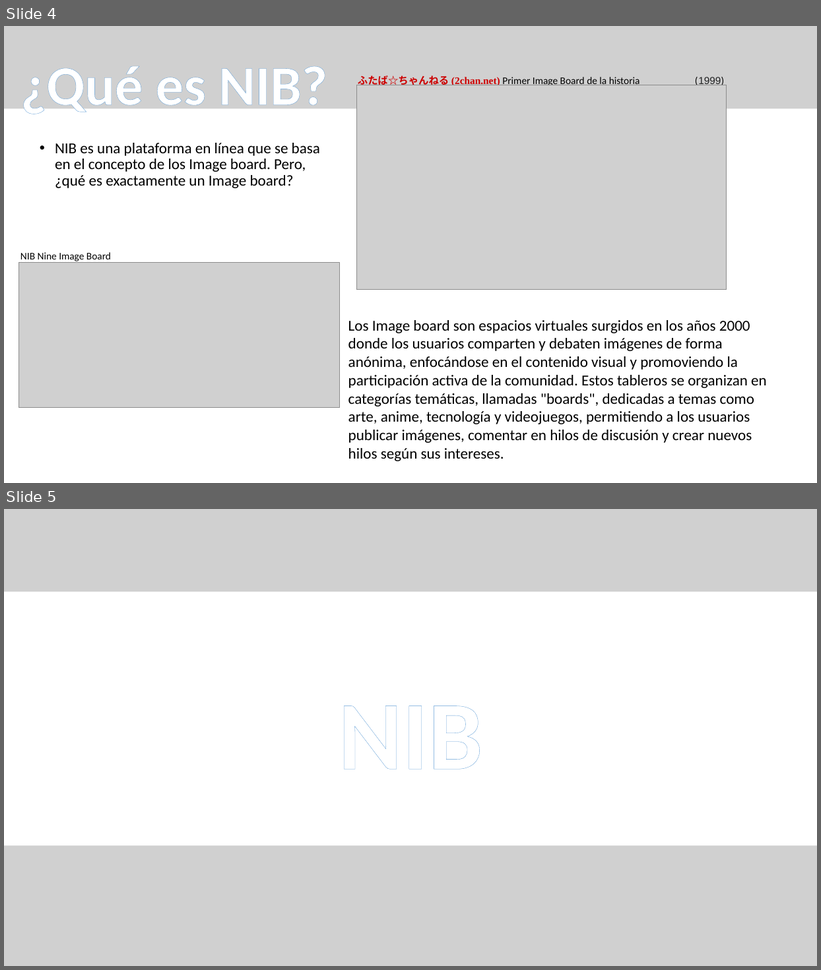
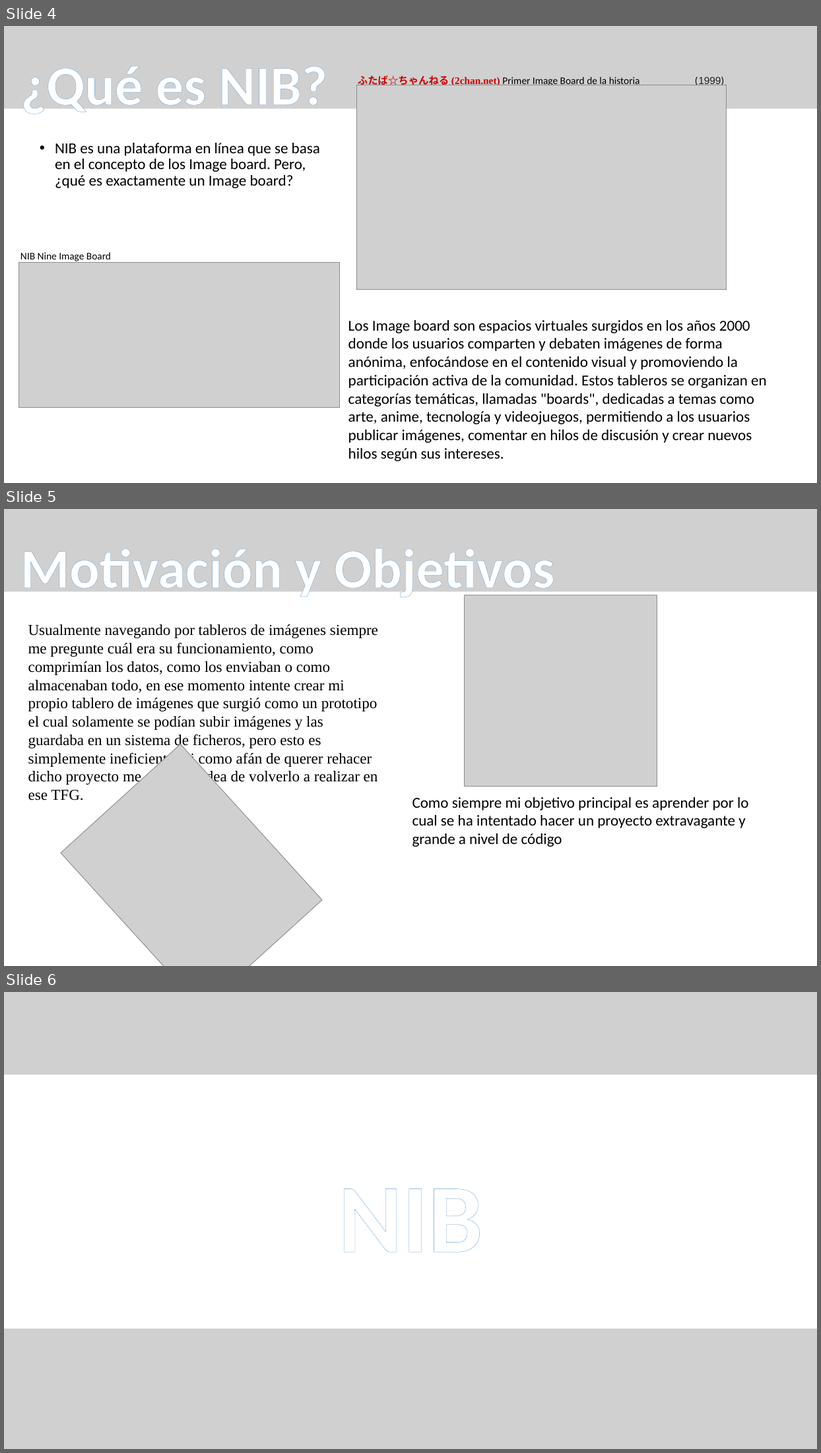
Before and after one commit to CBujeda/TFG-PROYECT-Nine_Image_Board, a slide deck: Documentation/presentación/NIB 0.1.1 - PRESENTATION .pptx. Shown one above the other, each under a label of ours: slides 4 and 5 before the commit, slides 4, 5 and 6 after it. The pictures are 821x970 and 821x1453 pixels, drawn with LibreOffice and Linux fonts; fonts in the diff are those of the drawing; grey boxes stand for pictures. Boxes give left, top, right and bottom in pixels: in the first picture for what was removed or moved away, otherwise in the second. Text is boxed around its words. In the diff, an @@ line names an element or a change of style, - is before the commit and + after.

```diff
--- a/Documentation/presentación/NIB 0.1.1 - PRESENTATION .pptx
+++ b/Documentation/presentación/NIB 0.1.1 - PRESENTATION .pptx
@@ slide 5 added at [4, 509, 817, 966], background #FFFFFF @@
@@ freeform shape added at [4, 509, 817, 586], fill #4472C4 @@
@@ picture added at [4, 509, 817, 592] @@
@@ title added at [20, 549, 554, 601], 66 pt, text pattern #9DC3E6 on #FFFFFF, bold @@
+Motivación y Objetivos
@@ picture added at [465, 595, 657, 787] @@
@@ text added at [28, 625, 378, 801], 18 pt, text #000000 @@
+Usualmente navegando por tableros de imágenes siempre me pregunte cuál era su funcionamiento, como comprimían los datos, como los enviaban o como almacenaban todo, en ese momento intente crear mi propio tablero de imágenes que surgió como un prototipo el cual solamente se podían subir imágenes y las guardaba en un sistema de ficheros, pero esto es simplemente ineficiente asi como afán de querer rehacer dicho proyecto me surgió la idea de volverlo a realizar en ese TFG.
@@ picture added at [61, 745, 322, 966] @@
@@ text added at [413, 797, 748, 847], 18 pt, text #000000 @@
+Como siempre mi objetivo principal es aprender por lo cual se ha intentado hacer un proyecto extravagante y grande a nivel de código
@@ what was slide 5 is now slide 6 @@
```
Also in this commit, not shown: 1 slide changed, 8 other slides added, 1 slide removed.
